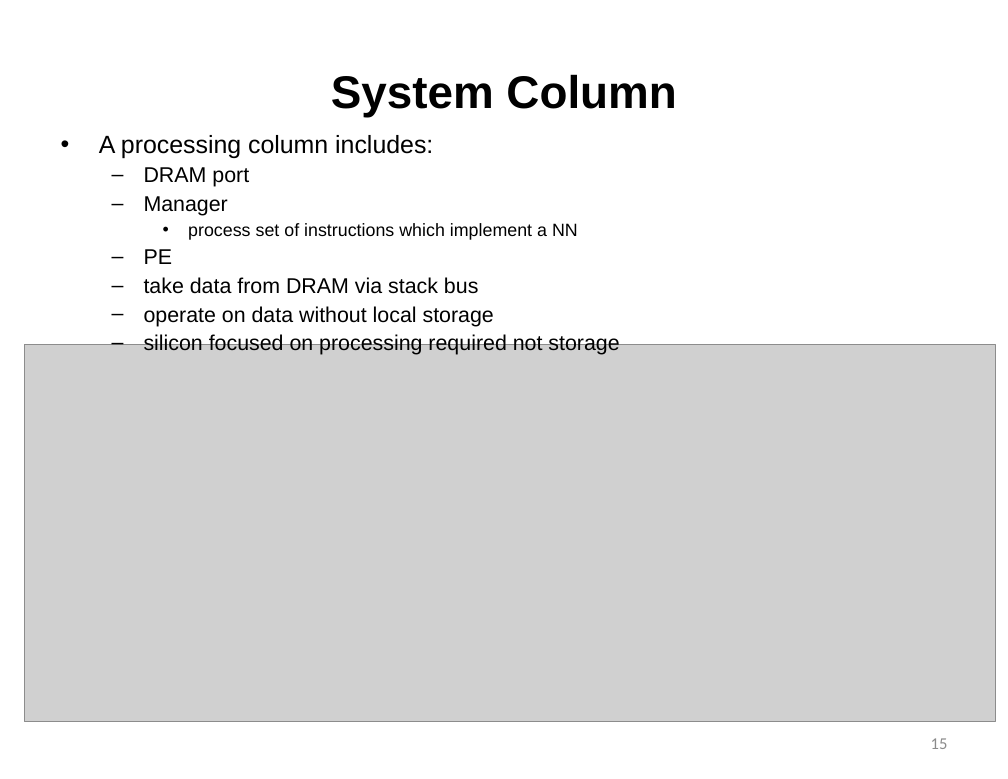
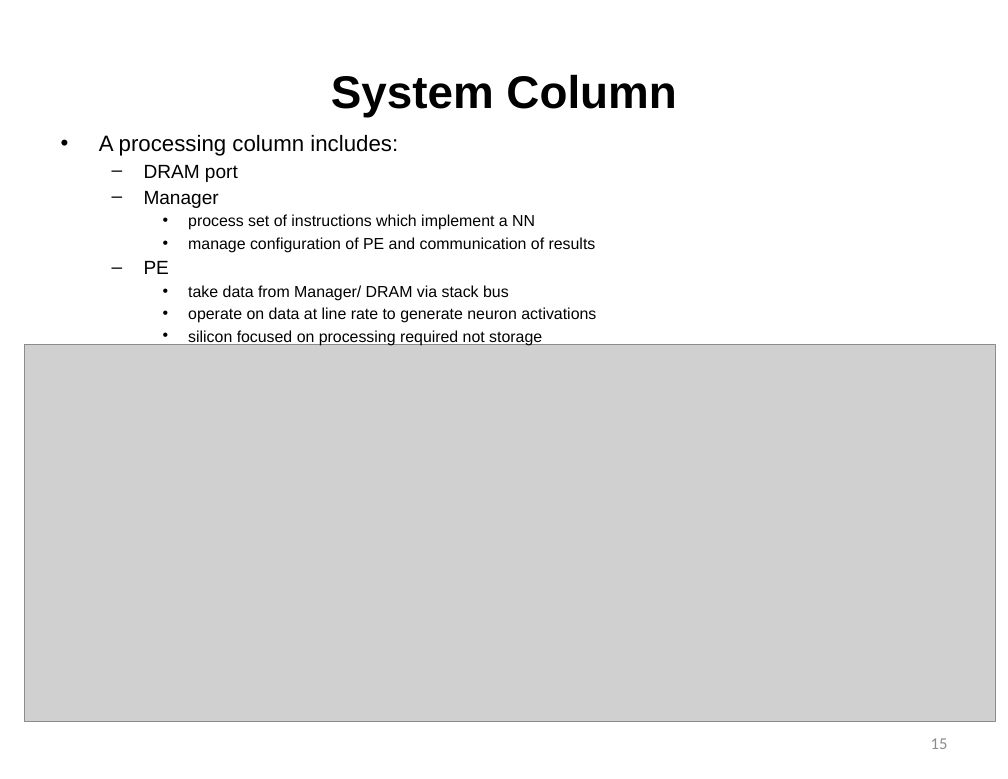
Before and after one commit to lbbaker5900/ece-cortical-MainResearch, a slide deck: slide 15 of 3DSystem/DOC/Status.pptx. Drawn at 1008x779 pixels with LibreOffice and Linux fonts; fonts in the diff are those of the drawing; grey boxes stand for pictures; background and template pictures are left out. Boxes give left, top, right and bottom in pixels: in the first picture for what was removed or moved away, otherwise in the second. Text is boxed around its words. In the diff, an @@ line names an element or a change of style, - is before the commit and + after.

```diff
--- a/3DSystem/DOC/Status.pptx
+++ b/3DSystem/DOC/Status.pptx
@@ text at (99, 135, 542, 346): size 19.6 to 17.5 pt in "A processing column includes:"; size 16.8 to 15 pt in "DRAM port", "Manager", "PE"; size 14 to 12.5 pt in "process set of instructions which implement a ..."; size 16.8 to 12.5 pt in "silicon focused on processing required not storage"; bullet – to •; list level 2 to 3 in "silicon focused on processing required ..." @@
@@ text at (188, 237, 596, 253): paragraph added @@
+    • manage configuration of PE and communication of results
@@ text at (188, 285, 596, 323): text changed; size 16.8 to 12.5 pt @@
-  – take data from DRAM via stack bus
-  – operate on data without local storage
+    • take data from Manager/ DRAM via stack bus
+    • operate on data at line rate to generate neuron activations
```
Also in this commit, not shown: 5 other files.
